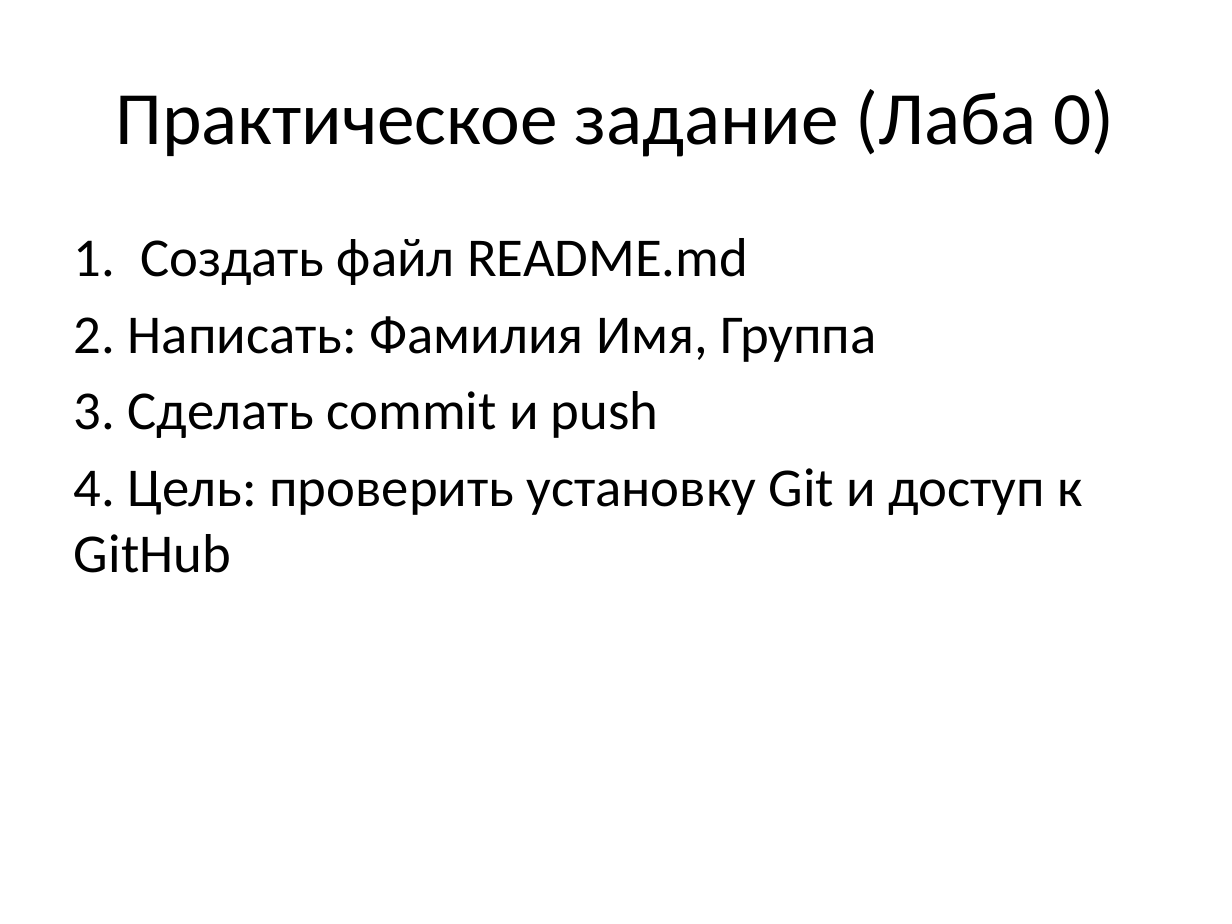
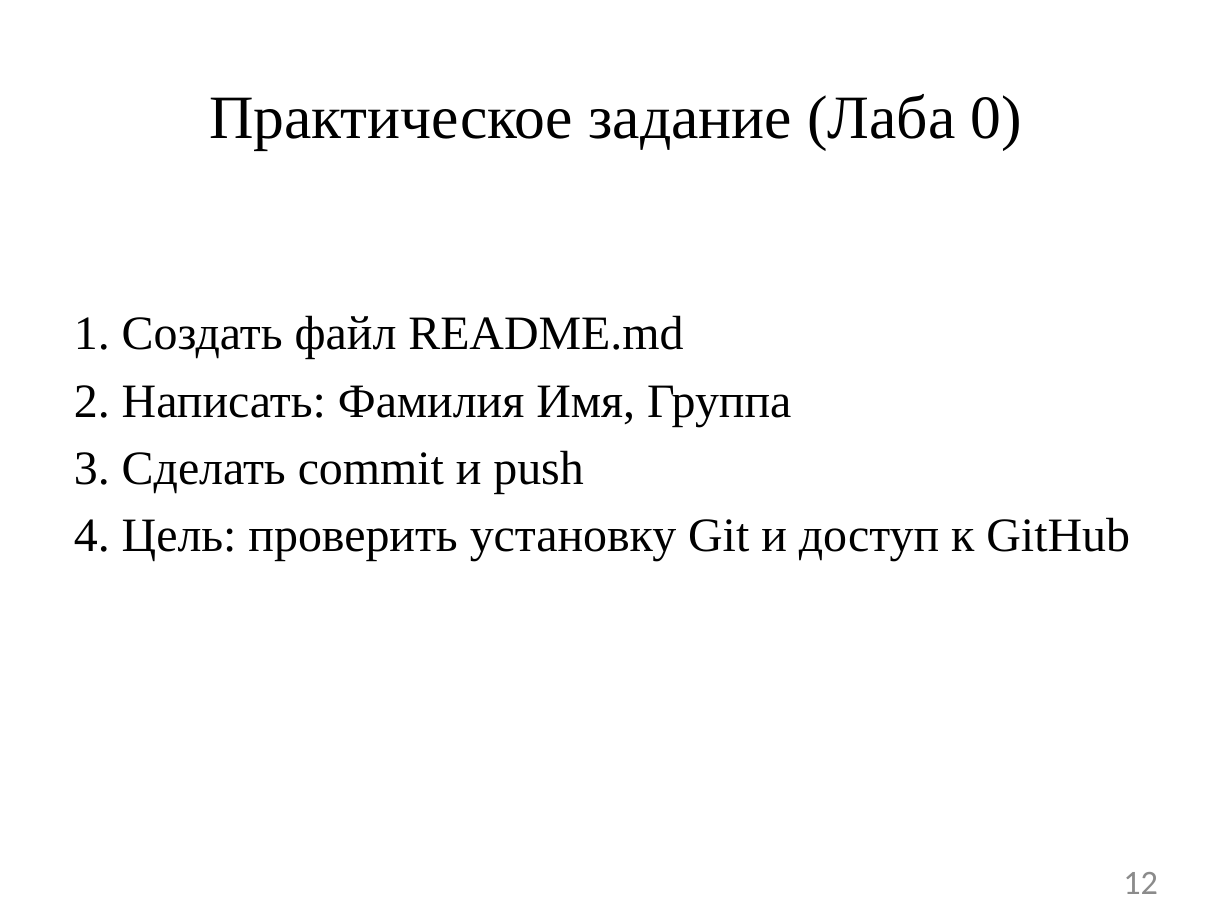
Before and after one commit to DaniilTropin11/IT-Support-Labs, a slide deck: slide 12 of lectures/Первая_лекция_GitHub_Classroom.pptx (slide 10 before the commit). Drawn at 1232x924 pixels with LibreOffice and Linux fonts; fonts in the diff are those of the drawing. Boxes give left, top, right and bottom in pixels: in the first picture for what was removed or moved away, otherwise in the second. Text is boxed around its words. In the diff, an @@ line names an element or a change of style, - is before the commit and + after.

```diff
--- a/lectures/Первая_лекция_GitHub_Classroom.pptx
+++ b/lectures/Первая_лекция_GitHub_Classroom.pptx
@@ title "Практическое задание (Лаба 0)" at box(209, 94, 1022, 150): size 44 to 36 pt, font Calibri to Times New Roman @@
@@ text "1. Создать файл README.md": place and size @@
-text "1. Создать файл README.md" at box(74, 238, 1082, 573)
+text "1. Создать файл README.md" at box(74, 315, 1130, 561)
@@ text "1. Создать файл README.md" at box(74, 315, 1130, 561): size 32 to 28 pt, font Calibri to Times New Roman @@
@@ page number added at box(1123, 872, 1158, 894), 20 pt, text #8C8C8C @@
+12
```
Also in this commit, not shown: 6 other slides changed, 5 slides added, 4 slides removed.
